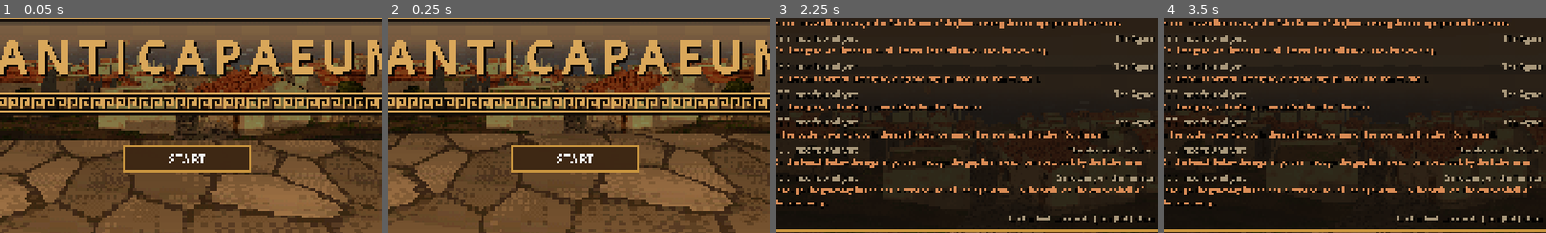
Above: before the commit, frames 1-4 (left to right).
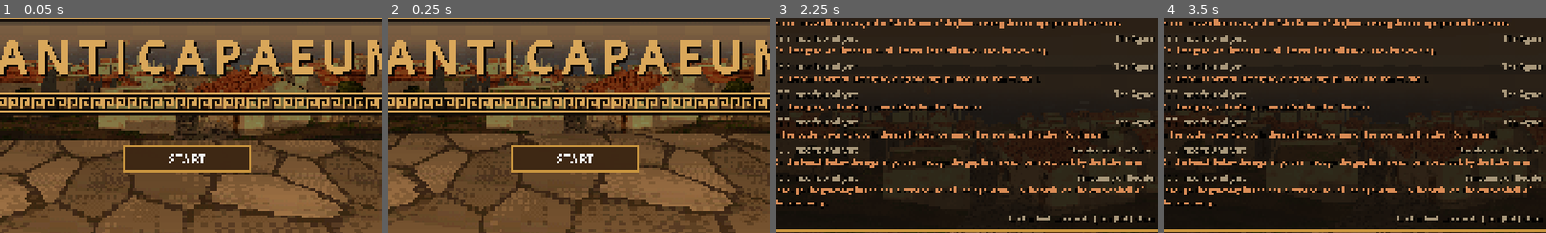
Above: after the commit, the same moments.

Repository: stadytady/metridat-game
Game: Godot game, scene res://scenes/main.tscn
The game is run twice, just before and just after one commit, with the same random seed, the same clock (stepped at 60 frames per second) and the same inputs.
Inputs (mouse positions are % of the whole screen's width and height, from its top left):
- Up to frame 1 (0.05 s): no input
- Up to frame 2 (0.25 s): no input
- Up to frame 3 (2.25 s): click "START" at 0.5 s; tap Enter (ui_accept) at 1.25 s; move the mouse to (55, 50) at 1.27 s; hold E (interact) 1.28-2.03 s; hold W (move_forward) from 1.28 s (still down); click (55, 50) at 1.42 s; tap Space (jump) at 1.52, 1.82 s; move the mouse to (45, 50) at 2.02 s; tap J (journal) at 2.1 s
- Up to frame 4 (3.5 s): tap Space (jump) at 2.27, 2.57 s; move the mouse to (60, 28) at 2.77 s; release W (move_forward) at 2.78 s; hold D (move_right) from 2.78 s (still down); hold Shift (sprint) from 2.78 s (still down)
The pictures show only the part of the screen within x 26-76%, y 34-84%; the shares and areas given below are measured in that part.

The runs differ from the first frame. In frame 1, less than 0.1% of the frame differs, in the area x 29-31%, y 22-24%; in frame 2, less than 0.1%; in frame 3, 0.4%, in the area x 73-98%, y 72-78%; in frame 4, 0.4%.

Commit message:
Turn the terrace sanctuary into a sanctuary of Hecate
- Temple: three-step crepidoma, painted frieze, acroteria, doors open; inside
  the hekataion (Hecate in triple form with torches, Props) lit by a
  flickering lamp; gables drawn from inside too so the sky does not show.
- Abaton: a lean-to along the west wall with fleeces (new fleece texture,
  seed 514) and a sleeping pilgrim (new "sleep" pose).
- Offerings: wreaths on the altar, a washing basin at the top of the stair,
  Hecate's supper (bowls of bread and cakes) at the lower gate.
- Two torches at the temple door join the lamps (17); the walkthrough passes
  the door at night to light them. The night check now also fails when
  there are no lamps at all (it passed at 0 of 0).
- Texts: the place is now "Sanctuary of Hecate"; the votive and mould
  stories name Hecate (fiction). README updated.

Co-Authored-By: Claude Opus 5.5 <noreply@anthropic.com>
Claude-Session: https://claude.ai/code/session_01BeH1ytBbskbe7UWGtZWb5X

Diff:
--- /dev/null
+++ b/assets/materials/fleece.tres
@@ -0,0 +1,11 @@
+[gd_resource type="ShaderMaterial" load_steps=3 format=3]
+
+[ext_resource type="Shader" path="res://assets/shaders/psx_lit.gdshader" id="1_s"]
+[ext_resource type="Texture2D" path="res://assets/textures/fleece.png" id="2_t"]
+
+[resource]
+resource_name = "fleece"
+shader = ExtResource("1_s")
+shader_parameter/albedo_tex = ExtResource("2_t")
+shader_parameter/tint = Color(1.0000, 1.0000, 1.0000, 1)
+shader_parameter/uv_scale = Vector2(2.0, 2.0)
--- a/data/i18n/strings.csv
+++ b/data/i18n/strings.csv
@@ -19,7 +19,7 @@
 LOC_HILL,The Hill Above the Strait,Холм над проливом
 LOC_STREET,Street of the Jars,Улица кувшинов
 LOC_AGORA,The Agora,Агора
-LOC_SANCTUARY,Sanctuary on the Terrace,Святилище на террасе
+LOC_SANCTUARY,Sanctuary of Hecate,Святилище Гекаты
 LOC_SHORE,The Shore of the Strait,Берег пролива
 D_SHERD_KERCH_TITLE,Fragment of a red-figure vase,Обломок краснофигурной вазы
 D_SHERD_KERCH_DESCRIPTION,A palm-sized shard of black-glazed pottery. The figures were left in the colour of the clay a …(227 unchanged characters)…
@@ -44,7 +44,7 @@
 D_VOTIVE_FIGURINE_TITLE,Terracotta votive figurine,Терракотовая вотивная статуэтка
 D_VOTIVE_FIGURINE_DESCRIPTION,"A small seated goddess of moulded terracotta, with traces of white slip. Several like he …(196 unchanged characters)…
 D_VOTIVE_FIGURINE_HISTORY,"Mould-made terracotta figurines were among the most common offerings in Greek sanctuaries. I …(651 unchanged characters)…
-D_VOTIVE_FIGURINE_NARRATIVE,This small precinct is the game's invention: a shrine kept by the city's potters. The figurine was left by a woman whose son sailed for Athens with the grain ships.,"Это небольшое святилище придумано для игры: его содержат городские гончары. Статуэтку оставила женщина, чей сын ушёл в Афины с хлебными кораблями."
+D_VOTIVE_FIGURINE_NARRATIVE,"This sanctuary of Hecate, kept by the city's potters, is the game's invention. The figurine was left by a woman whose son sailed for Athens with the grain ships.","Это святилище Гекаты, которое содержат городские гончары, придумано для игры. Статуэтку оставила женщина, чей сын ушёл в Афины с хлебными кораблями."
 UI_LIGHT_LAMP,[E] Light the lamp,[E] Зажечь светильник
 UI_LIGHT_TORCH,[E] Light the torch,[E] Зажечь факел
 UI_LAMPS,LAMPS  %d / %d,СВЕТИЛЬНИКИ  %d / %d
@@ -63,7 +63,7 @@
 D_MOULD_FIGURINE_TITLE,Mould for a terracotta figurine,Форма для терракотовой статуэтки
 D_MOULD_FIGURINE_DESCRIPTION,"A two-piece clay mould, opened: the front half holds the hollow of a seated goddess, the  …(231 unchanged characters)…
 D_MOULD_FIGURINE_HISTORY,"Greek terracotta figurines were mass-produced by pressing clay into moulds, often made from a …(661 unchanged characters)…
-D_MOULD_FIGURINE_NARRATIVE,Kallias and his workshop are the game's invention. He keeps this mould for the goddess of the little shrine on the terrace.,Каллий и его мастерская придуманы для игры. Эту форму он хранит для богини маленького святилища на террасе.
+D_MOULD_FIGURINE_NARRATIVE,Kallias and his workshop are the game's invention. He keeps this mould for Hecate's little sanctuary on the terrace.,Каллий и его мастерская придуманы для игры. Эту форму он хранит для маленького святилища Гекаты на террасе.
 NPC_FISHER_NAME,Glaukos the fisherman,Главк-рыбак
 NPC_FISHER_1,"Mind the net, it's still wet. Glaukos. If you came for fish, you're late: the catch went to the salters at dawn.","Осторожно, сеть ещё мокрая. Я Главк. Если за рыбой — опоздал: улов на рассвете ушёл засольщикам."
 NPC_FISHER_2,"In spring the shoals come through the strait into the Maeotis, and then every boat in the city is on the water, day and night.","Весной косяки идут через пролив в Меотиду, и тогда все лодки города на воде — днём и ночью."
@@ -85,3 +85,4 @@
 D_NET_SINKERS_HINT,"On the beach below the agora: go out through the gap in the east parapet, look by the fisherman.",На пляже под агорой: выйдите через проём в восточном парапете и ищите у рыбака.
 D_VOTIVE_FIGURINE_HINT,Through the gateway in the north-east corner of the agora and up the stair: on the votive shelf of the sanctuary.,Через ворота в северо-восточном углу агоры и вверх по лестнице: на вотивной полке святилища.
 UI_START,START,НАЧАТЬ
+NPC_PILGRIM_NAME,a sleeping pilgrim,спящий паломник
--- a/scripts/core/director.gd
+++ b/scripts/core/director.gd
@@ -221,7 +221,11 @@
 	r.append(Vector2(51.5, -21.0))
 	r.append(Vector2(51.6, -29.0))
 	r.append("votive_figurine")
-	# Night falls with the last find: walk back up to the hill, lighting lamps.
+	# Night falls with the last find: light the temple door torches, then walk
+	# back up to the hill, lighting lamps.
+	r.append(Vector2(49.5, -25.5))
+	r.append(Vector2(46.0, -25.0))
+	r.append(Vector2(49.5, -25.5))
 	r.append(Vector2(51.5, -21.0))
 	r.append(Vector2(42.0, -21.0))
 	r.append(Vector2(Topo.SANCT_STAIR[1].x, Topo.SANCT_STAIR[1].z))
@@ -519,6 +523,8 @@
 	var atm: Node = _main().world.get_node("Atmosphere")
 	if atm.t < 0.99:
 		_fail.append("night did not fall: hour %.2f" % atm.t)
+	if Game.lamps.size() < 15:
+		_fail.append("only %d lamps on the route" % Game.lamps.size())
 	if Game.lamps_lit() != Game.lamps.size():
 		_fail.append("lit %d of %d lamps" % [Game.lamps_lit(), Game.lamps.size()])
 	print("night: hour %.2f, lamps %d/%d" % [atm.t, Game.lamps_lit(), Game.lamps.size()])
--- a/scripts/npc/figure.gd
+++ b/scripts/npc/figure.gd
@@ -32,13 +32,16 @@
 		"r_shoulder": Vector3(70, 0, -10), "r_elbow": Vector3(20, 0, 0), "l_shoulder": Vector3(25, 0, 10), "l_elbow": Vector3(60, 0, 0),
 		"l_hip": Vector3(115, 0, 10), "r_hip": Vector3(115, 0, -10), "l_knee": Vector3(-140, 0, 0), "r_knee": Vector3(-140, 0, 0)},
 	# on a stone, mending the net spread over his knees
+	# lying on the back on a fleece, the body tipped over the pelvis, arms by the sides
+	"sleep": {"pelvis": Vector3(90, 0, 0), "head": Vector3(-12, 0, 0), "l_shoulder": Vector3(0, 0, 6), "r_shoulder": Vector3(0, 0, -6),
+		"l_knee": Vector3(-8, 0, 0), "r_knee": Vector3(-8, 0, 0)},
 	"mender": {"chest": Vector3(-28, 0, 0), "head": Vector3(-22, 0, 0),
 		"l_shoulder": Vector3(20, 0, 10), "r_shoulder": Vector3(20, 0, -10), "l_elbow": Vector3(45, 0, 0), "r_elbow": Vector3(45, 0, 0),
 		"l_hip": Vector3(80, 0, 10), "r_hip": Vector3(80, 0, -10), "l_knee": Vector3(-60, 0, 0), "r_knee": Vector3(-60, 0, 0)},
 }
 
 ## Pelvis height for a pose (seated figures sit on something low).
-const SEAT := {"stand": 0.92, "potter": 0.46, "turner": 0.32, "mender": 0.4}
+const SEAT := {"stand": 0.92, "potter": 0.46, "turner": 0.32, "mender": 0.4, "sleep": 0.12}
 
 
 ## Builds the joints under `root`; returns {joint name: Node3D}.
@@ -84,6 +87,9 @@
 		"turner":
 			return {"r_shoulder": Vector3(sin(q * 6.0) * 18, cos(q * 6.0) * 15, 0), "r_elbow": Vector3(cos(q * 6.0) * 12, 0, 0),
 				"chest": Vector3(sin(q * 6.0) * 4, 0, 0)}
+		"sleep":
+			# slow breathing
+			return {"chest": Vector3(sin(q * 1.4) * 2.0, 0, 0)}
 		"mender":
 			# the needle goes through, the arm pulls the twine out and up
 			var k := fposmod(q * 0.8, 1.0)
--- a/scripts/world/arch.gd
+++ b/scripts/world/arch.gd
@@ -172,7 +172,11 @@
 	kit.xform = xf
 	var base := 0.5
 	kit.solid_box("limestone", Vector3(0, base / 2.0 - 0.3, -d / 2.0), Vector3(w + 0.8, base + 0.6, d + 0.8), ["bottom"])
-	kit.solid_box("limestone", Vector3(0, base / 2.0 - 0.1, 0.65), Vector3(w * 0.7, base - 0.2 + 0.2, 0.5), ["bottom"])
+	# crepidoma: two more steps around the top one, three in all
+	for i in 2:
+		var grow := 0.8 + 0.6 * (i + 1)
+		var h := base - 0.17 * (i + 1)
+		kit.solid_box("limestone", Vector3(0, h / 2.0 - 0.3, -d / 2.0), Vector3(w + grow, h + 0.6, d + grow), ["bottom"])
 	var top := base + col_h
 	var t := 0.45
 	var porch := 1.6
@@ -186,11 +190,21 @@
 	for sx: float in [1.0, -1.0]:
 		kit.solid_box("plaster", Vector3(sx * (0.7 + side / 2.0), (base + top) / 2.0, fz), Vector3(side, col_h, t), ["bottom"])
 	kit.box("plaster", Vector3(0, top - 0.5, fz), Vector3(1.4, 1.0, t), ["bottom"])
-	kit.quad("dark", Vector3(-0.7, base, fz + t / 2.0 + 0.01), Vector3(0.7, base, fz + t / 2.0 + 0.01),
-			Vector3(0.7, top - 1.0, fz + t / 2.0 + 0.01), Vector3(-0.7, top - 1.0, fz + t / 2.0 + 0.01))
+	# the doors stand open, folded back against the cella's front wall inside
+	for sx: float in [1.0, -1.0]:
+		kit.box("door", Vector3(sx * 0.95, (base + top - 1.0) / 2.0, fz - t / 2.0 - 0.05), Vector3(0.5, top - 1.0 - base, 0.06), [])
 	kit.box("limestone", Vector3(0, top + 0.22, -d / 2.0), Vector3(w + 0.2, 0.44, d + 0.2), ["bottom"])
+	# painted frieze band across the front
+	kit.box("redfigure", Vector3(0, top + 0.22, 0.111), Vector3(w + 0.1, 0.3, 0.02), ["bottom", "top"])
 	kit.xform = xf * Transform3D(Basis(Vector3(0, 0, 1), Vector3.UP, Vector3(-1, 0, 0)), Vector3(0, top + 0.44, -d / 2.0))
-	kit.gable_roof("roof", "plaster", d + 0.2, w + 0.2, 1.0, 0.35, "wood")
+	kit.gable_roof("roof", "plaster", d + 0.2, w + 0.2, 1.0, 0.35, "wood", true)
+	# acroteria: a palmette at the apex and at the corners of the front gable
+	kit.xform = xf
+	var ridge := top + 0.44 + 1.0
+	kit.box("clay", Vector3(0, ridge + 0.22, 0.12), Vector3(0.18, 0.45, 0.08), [])
+	kit.box("clay", Vector3(0, ridge + 0.38, 0.12), Vector3(0.36, 0.14, 0.08), [])
+	for sx: float in [1.0, -1.0]:
+		kit.box("clay", Vector3(sx * (w / 2.0 + 0.2), top + 0.6, 0.12), Vector3(0.14, 0.32, 0.08), [])
 	kit.xform = Transform3D.IDENTITY
 	return [Vector3(-0.75, base, -0.1), Vector3(0.75, base, -0.1)] as Array[Vector3]
 
--- a/scripts/world/lamps.gd
+++ b/scripts/world/lamps.gd
@@ -28,6 +28,10 @@
 		for sgn: float in [-1.0, 1.0]:
 			var q := p + perp * sgn
 			_lamp("torch_post", Vector3(q.x, Topo.surface(q.x, q.z), q.z))
+	# two torches flanking the temple door (Hecate's torches)
+	var sc := Topo.SANCT_CENTER
+	for sx: float in [-1.9, 1.9]:
+		_lamp("torch_post", Vector3(sc.x + sx, Topo.SANCT_H, -25.7))
 
 
 func _lamp(kind: String, pos: Vector3) -> void:
--- a/scripts/world/mesh_kit.gd
+++ b/scripts/world/mesh_kit.gd
@@ -181,7 +181,7 @@
 ## Gable roof whose eaves line sits on the wall tops (local y = 0), ridge along x.
 ## Slopes continue past the walls by `overhang` and get an underside.
 func gable_roof(roof_mat: String, gable_mat: String, w: float, d: float, h: float, overhang: float,
-		under_mat: String = "wood") -> void:
+		under_mat: String = "wood", gable_inside: bool = false) -> void:
 	var hw := w / 2.0 + overhang
 	var hd := d / 2.0
 	var od := hd + overhang
@@ -198,6 +198,8 @@
 		var b := Vector3(gx * sx, 0, -hd * sx)
 		var c := Vector3(gx * sx, h, 0)
 		tri(gable_mat, a, b, c, Vector2(a.z, 0), Vector2(b.z, 0), Vector2(0, -h))
+		if gable_inside:  # seen from inside (an open temple): the sky must not show through
+			tri(gable_mat, b, a, c, Vector2(b.z, 0), Vector2(a.z, 0), Vector2(0, -h))
 
 
 ## Jittered icosahedron: the basic PS1 rock / canopy blob.
--- a/scripts/world/props.gd
+++ b/scripts/world/props.gd
@@ -5,7 +5,7 @@
 
 ## Baked to GLB. EXTRA kinds are small one-off models built at runtime.
 const MODELS := ["amphora", "pithos", "krater", "column_doric", "olive_tree", "cypress", "ship", "tripod", "figurine"]
-const EXTRA := ["coins", "sherds", "stele", "grain", "votive", "lampstand", "torch_post", "mould", "boat", "sinkers"]
+const EXTRA := ["coins", "sherds", "stele", "grain", "votive", "lampstand", "torch_post", "mould", "boat", "sinkers", "hekataion"]
 
 
 static func build(name: String) -> MeshKit:
@@ -47,6 +47,8 @@
 			boat(kit)
 		"sinkers":
 			sinkers(kit)
+		"hekataion":
+			hekataion(kit)
 		"lampstand":
 			lampstand(kit)
 		"torch_post":
@@ -352,6 +354,30 @@
 		kit.lathe("clay", PackedVector2Array([Vector2(0.035, 0.0), Vector2(0.015, 0.07)]), 4, p, 1.0, true, "clay", true)
 
 
+## Hekataion: Hecate in triple form, three standing maidens back to back
+## around a pillar, each in a long peplos and a tall polos, holding a torch,
+## on a stepped base. Marble. About 1.9 m, origin at the foot of the base.
+static func hekataion(kit: MeshKit) -> void:
+	kit.box("column", Vector3(0, 0.12, 0), Vector3(0.95, 0.24, 0.95), ["bottom"])
+	kit.box("column", Vector3(0, 0.33, 0), Vector3(0.75, 0.18, 0.75), ["bottom"])
+	kit.lathe("column", PackedVector2Array([Vector2(0.11, 0.42), Vector2(0.1, 1.75)]), 6, Vector3.ZERO, 1.0, true, "column", true)
+	for i in 3:
+		var ang := TAU * i / 3.0
+		kit.xform = Transform3D(Basis(Vector3.UP, ang), Vector3.ZERO)
+		var z := 0.2  # each maiden stands against the pillar, facing out
+		# long peplos, flaring to the feet
+		kit.lathe("column", PackedVector2Array([Vector2(0.17, 0.42), Vector2(0.14, 0.8), Vector2(0.11, 1.15), Vector2(0.12, 1.32)]), 6,
+				Vector3(0, 0, z), 1.0, true, "column", false)
+		kit.box("column", Vector3(0, 1.4, z), Vector3(0.24, 0.16, 0.14), [])  # shoulders
+		kit.box("column", Vector3(0, 1.55, z + 0.01), Vector3(0.12, 0.15, 0.13), [])  # head
+		kit.lathe("column", PackedVector2Array([Vector2(0.07, 1.62), Vector2(0.09, 1.76)]), 6, Vector3(0, 0, z + 0.01), 1.0, true, "column", true)  # polos
+		# a torch held upright in front
+		kit.box("column", Vector3(0.1, 1.22, z + 0.12), Vector3(0.06, 0.06, 0.14), [])
+		kit.box("bronze", Vector3(0.1, 1.33, z + 0.17), Vector3(0.04, 0.42, 0.04), [])
+		kit.box("fire", Vector3(0.1, 1.57, z + 0.17), Vector3(0.07, 0.08, 0.07), [])
+	kit.xform = Transform3D.IDENTITY
+
+
 ## Bronze lampstand with a clay oil lamp on top (flame at FLAME_Y["lampstand"]).
 static func lampstand(kit: MeshKit) -> void:
 	for i in 3:
--- a/scripts/world/sanctuary.gd
+++ b/scripts/world/sanctuary.gd
@@ -1,6 +1,12 @@
 extends District
-## Terrace sanctuary above the agora: small temple in antis, an altar with a
-## fire (the focal point at dusk), a bronze tripod, votive ledge, cypresses.
+## Terrace sanctuary of Hecate above the agora (the dedication is the game's
+## fiction): a small temple in antis on three steps with its doors open and
+## the triple Hecate (hekataion) lit inside, an altar with a fire (the focal
+## point at dusk) and wreaths, a bronze tripod, the votive ledge, cypresses,
+## an abaton where pilgrims sleep on fleeces, a basin for washing hands at
+## the top of the stair, and "Hecate's supper" left at the gate below.
+
+const NPC := preload("res://scripts/npc/npc.gd")
 
 const COL_H := 3.0
 
@@ -31,7 +37,11 @@
 	# votive ledge along the east wall
 	kit.solid_box("limestone", Vector3(x1 - 0.7, y + 0.45, c.y - 2.0), Vector3(0.9, 0.9, 6.0), ["bottom"])
 	_sacred_way(kit)
+	_abaton(kit, x0, y)
+	_offerings(kit, altar_pos)
 	add_child(kit.build("Sanctuary"))
+	_cella(temple_xf)
+	_sleeper(x0, y)
 	for p: Vector3 in cols:
 		place("column_doric", temple_xf * p, 0.0, Vector3(1, COL_H / 3.6, 1), 0.3, COL_H)
 	place("tripod", altar_pos + Vector3(2.4, 0, 0.6), 20.0, Vector3.ONE, 0.4, 1.4)
@@ -93,3 +103,84 @@
 ## Height of the stair axis at fraction u from the foot.
 static func _stair_y(u: float) -> float:
 	return lerpf(Topo.SANCT_STAIR[0].y, Topo.SANCT_STAIR[1].y, clampf(u, 0.0, 1.0))
+
+
+## Inside the open doors: the hekataion on its base at the back of the cella,
+## lit by a small lamp so it shows from the altar, day or night.
+func _cella(temple_xf: Transform3D) -> void:
+	var statue := Props.build("hekataion").build("Hekataion")
+	statue.transform = Transform3D(Basis.IDENTITY, temple_xf * Vector3(0, 0.5, -4.4))
+	add_child(statue)
+	var lamp := OmniLight3D.new()
+	lamp.position = temple_xf * Vector3(0.0, 1.9, -2.6)
+	lamp.light_color = Color(1, 0.62, 0.3)
+	lamp.omni_range = 4.5
+	lamp.set_script(preload("res://scripts/world/flicker.gd"))
+	lamp.base_energy = 1.1
+	lamp.amount = 0.25
+	add_child(lamp)
+
+
+## Abaton: a lean-to against the west wall where pilgrims sleep for a dream.
+## Fleeces on the floor; one pilgrim is already asleep.
+const ABATON_Z := [-30.5, -24.5]
+
+func _abaton(kit: MeshKit, x0: float, y: float) -> void:
+	var xb := x0 + 0.35
+	var xf := x0 + 2.4
+	var z0: float = ABATON_Z[0]
+	var z1: float = ABATON_Z[1]
+	for z: float in [z0, (z0 + z1) / 2.0, z1]:
+		kit.solid_box("wood", Vector3(xb, y + 1.2, z), Vector3(0.14, 2.4, 0.14), ["bottom"])
+		kit.solid_box("wood", Vector3(xf, y + 1.05, z), Vector3(0.14, 2.1, 0.14), ["bottom"])
+	kit.box("wood", Vector3(xf, y + 2.12, (z0 + z1) / 2.0), Vector3(0.12, 0.1, z1 - z0 + 0.3), [])
+	var a := Vector3(xb - 0.2, y + 2.5, z0 - 0.3)
+	var b := Vector3(xb - 0.2, y + 2.5, z1 + 0.3)
+	var c := Vector3(xf + 0.35, y + 2.1, z1 + 0.3)
+	var d := Vector3(xf + 0.35, y + 2.1, z0 - 0.3)
+	kit.quad("roof", a, b, c, d)
+	kit.quad("wood", b, a, d, c)
+	for z: float in [z0 + 0.9, (z0 + z1) / 2.0, z1 - 0.9]:
+		kit.box("fleece", Vector3((xb + xf) / 2.0, y + 0.03, z), Vector3(0.85, 0.06, 1.7), ["bottom"])
+
+
+func _sleeper(x0: float, y: float) -> void:
+	var p: Npc = NPC.new()
+	p.npc_id = "pilgrim"
+	p.name_key = "NPC_PILGRIM_NAME"
+	p.pose = "sleep"
+	p.body_mat = "chiton_dark"
+	p.talkable = false
+	# lying along the fleece, head towards the north end
+	p.position = Vector3(x0 + 1.4, y + 0.06, (ABATON_Z[0] + ABATON_Z[1]) / 2.0 + 0.7)
+	p.rotation.y = PI
+	add_child(p)
+
+
+## Wreaths on the altar, a washing basin at the top of the stair, and
+## Hecate's supper: bowls of food left at the gate below, where the way from
+## the agora meets the stair.
+func _offerings(kit: MeshKit, altar_pos: Vector3) -> void:
+	for sx: float in [-0.75, 0.75]:
+		var c := altar_pos + Vector3(sx, 1.17, 0.35)
+		for i in 8:
+			var ang := TAU * i / 8.0
+			kit.box("foliage", c + Vector3(cos(ang) * 0.16, 0.0, sin(ang) * 0.16), Vector3(0.09, 0.06, 0.09), [])
+	var s0 := Topo.SANCT_STAIR[0]
+	var s1 := Topo.SANCT_STAIR[1]
+	var dir := Vector3(s1.x - s0.x, 0, s1.z - s0.z).normalized()
+	var perp := Vector3(-dir.z, 0, dir.x)
+	# perirrhanterion: a stone basin on a pillar, just inside the terrace
+	var bp := s1 + dir * 2.2 - perp * 1.7
+	bp.y = Topo.SANCT_H
+	kit.lathe("limestone", PackedVector2Array([Vector2(0.12, 0.0), Vector2(0.09, 0.8), Vector2(0.32, 0.9), Vector2(0.36, 1.02)]), 8,
+			bp, 1.0, true, "limestone", false)
+	kit.add_collider(bp + Vector3(0, 0.5, 0), Vector3(0.7, 1.0, 0.7))
+	kit.quad("dark", bp + Vector3(-0.25, 0.98, 0.25), bp + Vector3(0.25, 0.98, 0.25), bp + Vector3(0.25, 0.98, -0.25), bp + Vector3(-0.25, 0.98, -0.25))
+	# Hecate's supper by the outer pillar of the lower gate
+	var g := s0 + dir * 0.6 - perp * 2.0 - dir * 0.7
+	for i in 3:
+		var p := g + perp * (0.35 * i - 0.1) + dir * (0.12 * (i % 2))
+		p.y = Topo.surface(p.x, p.z)
+		kit.lathe("clay", PackedVector2Array([Vector2(0.05, 0.0), Vector2(0.14, 0.07), Vector2(0.15, 0.09)]), 7, p, 1.0, true, "clay", false)
+		kit.box("bark" if i != 1 else "clay", p + Vector3(0, 0.08, 0), Vector3(0.12, 0.04, 0.1), [])  # bread, cakes
Binary file added: assets/textures/fleece.png
Not shown, added: assets/textures/fleece.png.import
Binary file changed: data/i18n/strings.en.translation
Binary file changed: data/i18n/strings.ru.translation
Binary file changed: docs/sanctuary.png
Binary file added: docs/sanctuary_night.png
